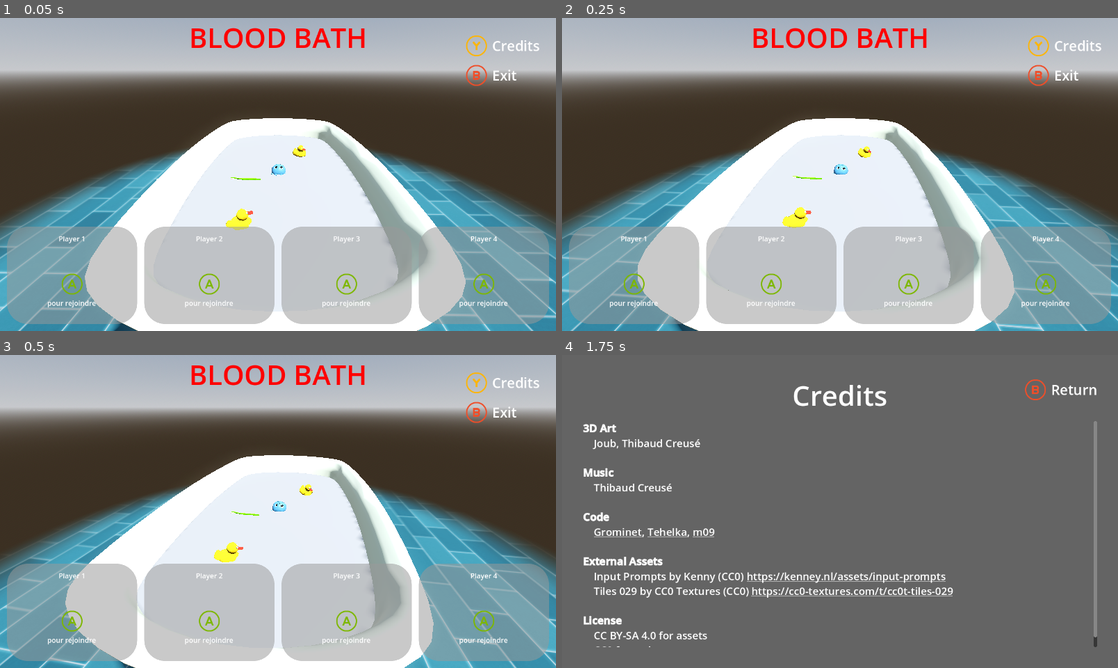
Above: before the commit, frames 1-4 (two rows, left to right).
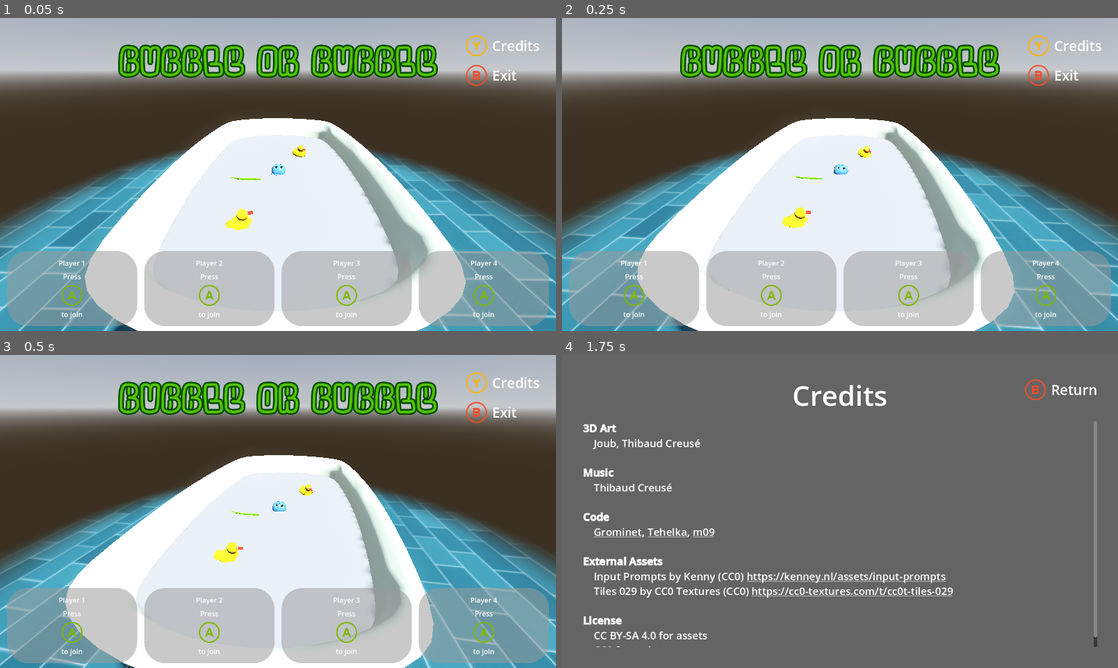
Above: after the commit, the same moments.

Repository: Gr0minet/ggj2025
Game: Godot game, scene res://scenes/game.tscn
The game is run twice, just before and just after one commit, with the same random seed, the same clock (stepped at 60 frames per second) and the same inputs. Sound files missing from this copy of the repository are replaced by a short silence.
Inputs:
- Up to frame 1 (0.05 s): no input
- Up to frame 2 (0.25 s): no input
- Up to frame 3 (0.5 s): no input
- Up to frame 4 (1.75 s): hold I (change_color_up) 0.53-1.28 s; hold J (join_game) 0.53-1.28 s; hold O (change_color_down) from 1.28 s (still down); tap C (show_credits) at 1.35 s

The runs differ from the first frame. In frame 1, 14% of the frame differs, in the area x 1-99%, y 3-99%; in frame 2, 14%; in frame 3, 14%; in frame 4, nothing differs.

Commit message:
Tweak title and size of player join cells
Signed-off-by: m09 <142691+m09@users.noreply.github.com>

Diff:
--- a/godot/menu/menu.gd
+++ b/godot/menu/menu.gd
@@ -40,6 +40,8 @@
 
 
 func _unhandled_input(event: InputEvent) -> void:
+	if not visible:
+		return
 	if event.is_action_pressed("show_credits"):
 		$Credits.show()
 	if event.is_action_pressed("exit"):
--- a/godot/menu/menu.tscn
+++ b/godot/menu/menu.tscn
@@ -1,7 +1,8 @@
-[gd_scene load_steps=9 format=3 uid="uid://bpiqhe2x4htta"]
+[gd_scene load_steps=10 format=3 uid="uid://bpiqhe2x4htta"]
 
 [ext_resource type="Script" path="res://menu/menu.gd" id="1_xshr6"]
 [ext_resource type="PackedScene" uid="uid://c5umynsbl4k7j" path="res://menu/player_join.tscn" id="2_67jmx"]
+[ext_resource type="FontFile" uid="uid://dlvgbiw5rw0lo" path="res://assets/Bubblez Graffiti/BubblezGraffiti.ttf" id="2_y4f5j"]
 [ext_resource type="Texture2D" uid="uid://diat305kkvrd0" path="res://assets/xbox_button_color_y_outline.png" id="3_qqugk"]
 [ext_resource type="Texture2D" uid="uid://ulhgphjey7qq" path="res://assets/xbox_button_color_b_outline.png" id="4_xihb2"]
 [ext_resource type="PackedScene" uid="uid://bb6rnwye04xbh" path="res://menu/credits.tscn" id="5_bcvg8"]
@@ -35,21 +36,24 @@
 anchors_preset = 5
 anchor_left = 0.5
 anchor_right = 0.5
-offset_left = -42.5
-offset_right = 42.5
-offset_bottom = 23.0
+offset_left = -272.0
+offset_top = 56.0
+offset_right = 273.0
+offset_bottom = 121.0
 grow_horizontal = 2
-theme_override_colors/font_color = Color(1, 0, 0, 1)
-theme_override_font_sizes/font_size = 64
-text = "BLOOD BATH
-"
+theme_override_colors/font_color = Color(0.331267, 0.766557, 0, 1)
+theme_override_colors/font_outline_color = Color(0, 0.286275, 0, 1)
+theme_override_constants/outline_size = 15
+theme_override_fonts/font = ExtResource("2_y4f5j")
+theme_override_font_sizes/font_size = 86
+text = "Bubble or bubble"
 
 [node name="MarginContainer" type="MarginContainer" parent="."]
 layout_mode = 1
 anchors_preset = 15
 anchor_right = 1.0
 anchor_bottom = 1.0
-offset_top = 480.0
+offset_top = 541.0
 grow_horizontal = 2
 grow_vertical = 2
 theme_override_constants/margin_left = 16
--- a/godot/menu/player_join.gd
+++ b/godot/menu/player_join.gd
@@ -43,8 +43,9 @@
 
 func enter_waiting_state() -> void:
 	current_state = State.WAITING
-	rich_text_label.text = "[center][img]res://assets/xbox_button_color_a_outline.png[/img]
-pour rejoindre[/center]"
+	rich_text_label.text = "[center]Press
+[img]res://assets/xbox_button_color_a_outline.png[/img]
+to join[/center]"
 	color_picker.hide()
 	progress_bar_reset()
 
Binary file added: godot/assets/Bubblez Graffiti/BubblezGraffiti.ttf
Not shown, added: godot/assets/Bubblez Graffiti/BubblezGraffiti.ttf.import
Binary file added: godot/assets/Bubblez Graffiti/BubblezGraffitiItalic.ttf
Not shown, added: godot/assets/Bubblez Graffiti/BubblezGraffitiItalic.ttf.import
Not shown, added: godot/assets/Bubblez Graffiti/COPYRIGHT.txt
Not shown, added: godot/assets/Bubblez Graffiti/LICENSE.txt
Not shown, added: godot/assets/Bubblez Graffiti/License.txt
Not shown, added: godot/assets/Bubblez Graffiti/readme_6.txt
